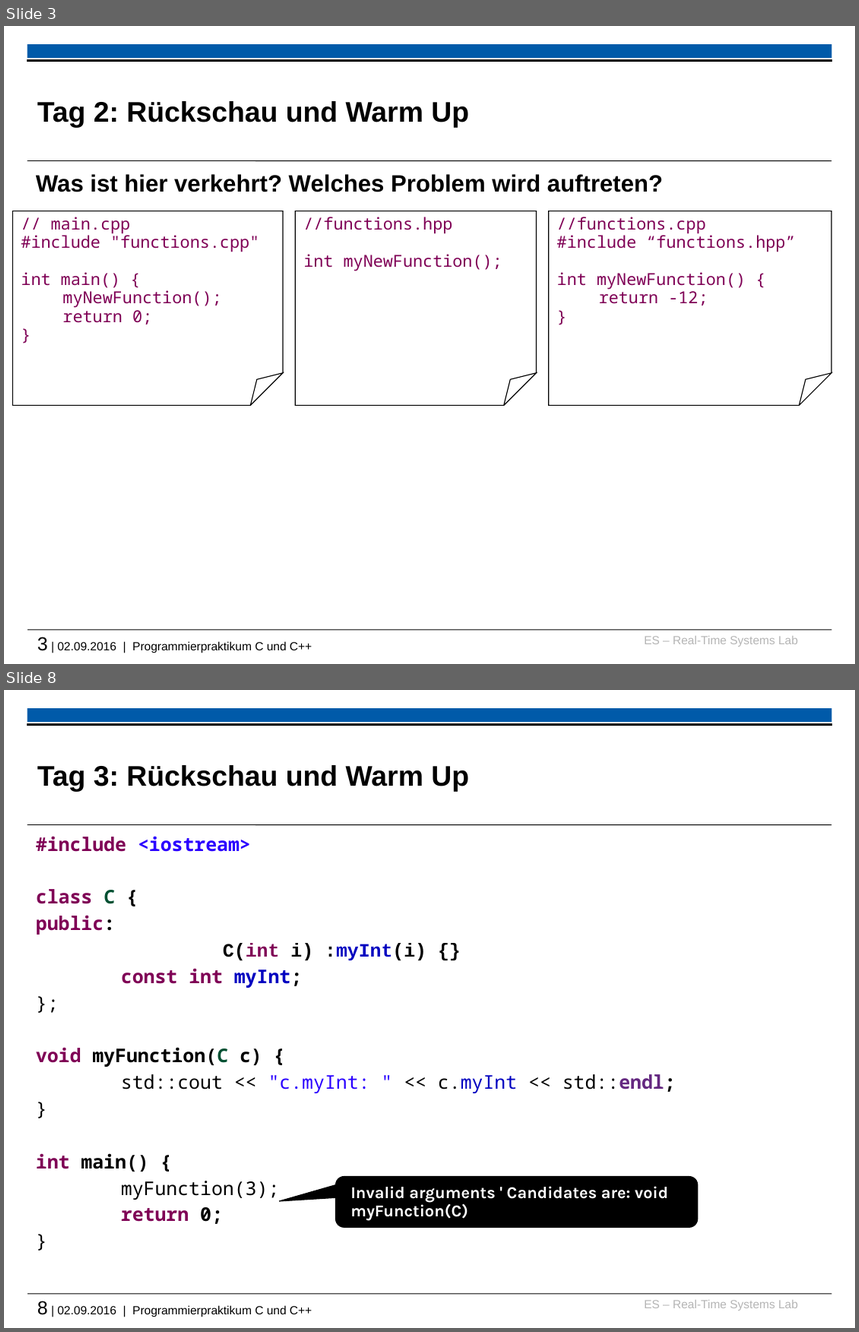
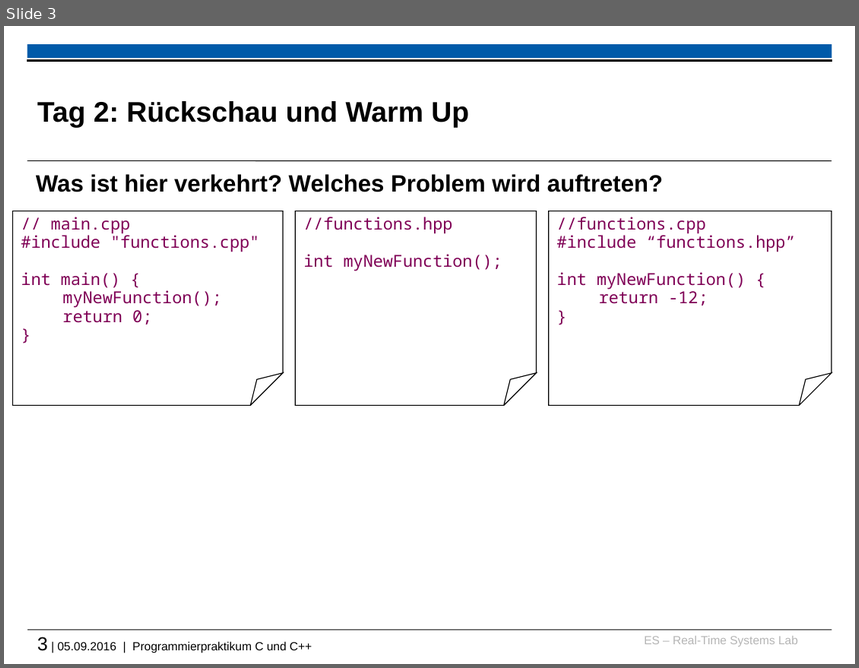
Before and after one commit to h82k/tud-cppp, a slide deck: 2016/week1__recap_and_warmup_slides.pptx. Shown one above the other, each under a label of ours: slides 3 and 8 before the commit, slide 3 after it; the slides between them are not shown. The pictures are 859x1332 and 859x668 pixels, drawn with LibreOffice and Linux fonts; fonts in the diff are those of the drawing; background and template pictures are left out. Boxes give left, top, right and bottom in pixels: in the first picture for what was removed or moved away, otherwise in the second. Text is boxed around its words. In the diff, an @@ line names an element or a change of style, - is before the commit and + after.

```diff
--- a/2016/week1__recap_and_warmup_slides.pptx
+++ b/2016/week1__recap_and_warmup_slides.pptx
@@ slide 8 removed at [4,690,855,1328], background #FFFFFF; not listed: 6 template elements that a slide beside it also shows @@
@@ title removed at [37,765,469,791] @@
-Tag 3: Rückschau und Warm Up
@@ text removed at [36,836,676,1224] @@
-#include <iostream>
-class C {
-public:
-explicit C(int i) :myInt(i) {}
-const int myInt;
-};
-void myFunction(C c) {
-std::cout << "c.myInt: " << c.myInt << std::endl;
-}
-int main() {
-myFunction(3);
-return 0;
-}
@@ rectangle removed at [115,935,215,961] @@
@@ rounded speech box removed at [336,1177,698,1228] @@
-Invalid arguments ' Candidates are: void
-myFunction(C)
@@ text at [37,637,312,653]: text changed @@
-3 | 02.09.2016 | Programmierpraktikum C und C++
+3 | 05.09.2016 | Programmierpraktikum C und C++
```
Also in this commit, not shown: 2 slides changed, 2 slides added, 2 other slides removed, 2 other files.
